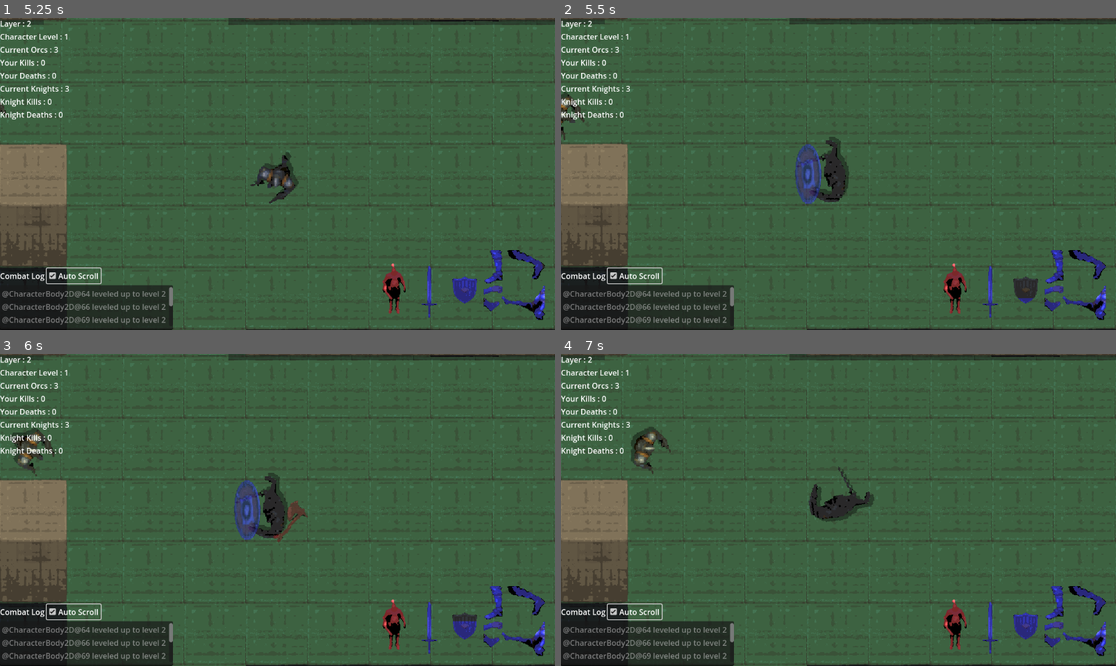
Above: before the commit, frames 1-4 (two rows, left to right).
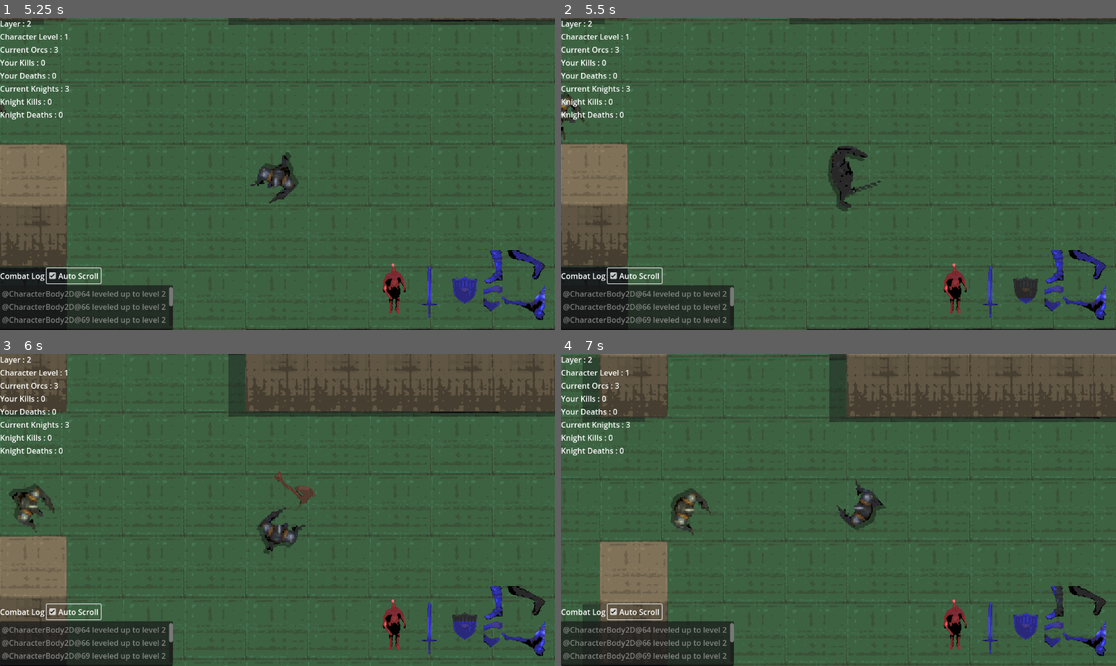
Above: after the commit, the same moments.

Repository: emergencemory/Raid-the-Abyss-LD57Game
Game: Godot game, scene res://globals/game.tscn
Two runs of this game, one before a commit and one after it. Both use one fixed random seed, a clock stepped at 60 frames per second and the inputs below.
Inputs (mouse positions are in pixels of both pictures, inside the frame that each line leads up to):
- Up to frame 1 (5.25 s): click (466, 64) at 0.52 s; type "12" at 0.6 s; click "New Game" at 1.25 s; click "Auto Scroll" at 2 s; tap Enter at 2.75 s; move the mouse to (399, 158) at 2.77 s; press the mouse at (399, 158) at 2.78 s; hold D (move right) 2.78-3.53 s; right-click (399, 158) at 3.05 s; move the mouse to (166, 189) at 3.52 s; release the mouse at (166, 189) at 3.53 s; hold S (move down) 3.53-4.28 s; right-click (166, 189) at 3.6 s; click (166, 189) at 3.67 s; tap E (kick) at 3.8 s; move the mouse to (333, 105) at 4.27 s; hold D (move right) 4.28-5.03 s; hold E (kick) 4.28-5.03 s; click (333, 105) at 4.55 s; move the mouse to (249, 236) at 5.02 s; hold W (move up) from 5.03 s (still down); click (249, 236) at 5.1 s
- Up to frame 2 (5.5 s): keep holding W (move up); right-click (810, 236) at 5.3 s
- Up to frame 3 (6 s): move the mouse to (444, 556) at 5.77 s; release W (move up) at 5.78 s; hold A (move left) from 5.78 s (still down); hold Right mouse button (block) from 5.78 s (still down); click (444, 556) at 5.92 s
- Up to frame 4 (7 s): keep holding A (move left); tap E (kick) at 6.05, 6.6 s; move the mouse to (672, 463) at 6.52 s; release Right mouse button (block) at 6.53 s; click (672, 463) at 6.8 s

Frame 1 is identical in both runs. In frame 2, 1.5% of the frame differs, in the area x 42-58%, y 38-62%; in frame 3, 22%; in frame 4, 23%, in the area x 0-100%, y 0-100%.

Commit message:
bugfix for blocking and parrying
the math wasn't supposed to put out negative numbers

Diff:
--- a/character/character_manager.gd
+++ b/character/character_manager.gd
@@ -216,11 +216,15 @@
 	if swing_from_right:
 		attack_from_right_sprite.show()
 		attack_from_left_sprite.hide()
-		attack_direction = (facing_direction + 1) % 4
+		attack_direction = ((facing_direction+4) + 1) % 4
+		if is_player:
+			print("Attack direction: ", attack_direction)
 	else:
 		attack_from_right_sprite.hide()
 		attack_from_left_sprite.show()
-		attack_direction = (facing_direction - 1) % 4
+		attack_direction = ((facing_direction+4) - 1) % 4
+		if is_player:
+			print("Attack direction: ", attack_direction)
 	is_preparing_attack = true
 
 
@@ -228,8 +232,10 @@
 	attack_from_left_sprite.hide()
 	attack_from_right_sprite.hide()
 	is_preparing_attack = false
-	if attack_on_cooldown or is_attacking or is_blocking or moving or is_turning or is_kicking or attack_windup:
-		return
+	if attack_on_cooldown or is_attacking or moving or is_turning or is_kicking or attack_windup: # or is_blocking
+		return
+	elif is_blocking:
+		_on_block_timeout()
 	if swing_from_right:
 		character_sprite.play("attack_from_right")
 		shadow_sprite.play("attack_from_right")
@@ -245,8 +251,10 @@
 		emit_signal("attack_signal", current_attack_cooldown)
 
 func block() -> void:
-	if block_on_cooldown or is_attacking or moving or is_turning or attack_windup or is_kicking or is_blocking:
-		return
+	if block_on_cooldown or is_attacking or moving or is_turning or attack_windup or is_kicking:
+		return
+	elif is_blocking:
+		_on_block_timeout()
 	block_direction = get_block_direction()
 	character_sprite.play("block")
 	shadow_sprite.play("block")
@@ -259,8 +267,10 @@
 		emit_signal("block_signal", current_block_cooldown)
 
 func kick() -> void:
-	if moving or is_attacking or is_turning or is_blocking or attack_windup or is_turning or is_kicking or kick_on_cooldown:
-		return
+	if moving or is_attacking or is_turning or attack_windup or is_turning or is_kicking or kick_on_cooldown:
+		return
+	elif is_blocking:
+		_on_block_timeout()
 	cooldown_time_kick = current_kick_cooldown
 	kick_on_cooldown = true
 	cooldown_time_attack_area = current_attack_speed/2
@@ -277,8 +287,10 @@
 		turn(direction)
 		return
 	ray_cast_2d.force_raycast_update()
-	if ray_cast_2d.is_colliding() or move_on_cooldown or is_attacking or attack_windup or is_kicking or is_blocking or is_turning or moving:
-		return
+	if ray_cast_2d.is_colliding() or move_on_cooldown or is_attacking or attack_windup or is_kicking or is_turning or moving:
+		return
+	elif is_blocking:
+		_on_block_timeout()
 	character_sprite.play("walk")
 	shadow_sprite.play("walk")
 	var previous_position = global_position
@@ -305,8 +317,10 @@
 	#set_physics_process(true)
 
 func turn(direction : int) -> void:
-	if is_attacking or moving or is_blocking or attack_windup or is_kicking:
-		return
+	if is_attacking or moving or attack_windup or is_kicking:
+		return
+	elif is_blocking:
+		_on_block_timeout()
 	match direction:
 		DIR.NORTH:
 			if rotation_degrees == 0 or rotation_degrees == 360 or facing_direction == 0:
@@ -409,11 +423,18 @@
 	if block_to_right:
 		block_right_sprite.show()
 		block_left_sprite.hide()
-		return (facing_direction + 1) % 4
+		var block_dir = ((facing_direction + 1) + 4) % 4
+		if is_player:
+			print("Block direction: ", block_dir)
+		return block_dir
 	else:
 		block_right_sprite.hide()
 		block_left_sprite.show()
-		return (facing_direction - 1) % 4
+		var block_dir =((facing_direction - 1)+4) % 4
+		if is_player:
+			print("Block direction: ", block_dir)
+		return block_dir
+
 
 #TODO kick off cliff
 func kicked(stun_duration : float, enemy_facing_dir : int) -> void:
@@ -477,7 +498,10 @@
 	#set_physics_process(true)
 
 func hit(attacker:CharacterBody2D, glancing_blow : bool) -> void:
-	current_health -= attacker.current_attack_damage
+	if glancing_blow:
+		current_health -= attacker.current_attack_damage/2
+	else:
+		current_health -= attacker.current_attack_damage
 	blood_particle.restart()
 	blood_particle.emitting = true
 	var flash_tween = create_tween()
@@ -548,6 +572,12 @@
 			audio_stream_player_2d.play()
 			strike_shape.set_deferred("disabled" , true)
 			return
+		elif _target.block_direction == attack_direction:
+			log_string = "Player: " + str(_target.is_player) + " " + str(_target.team) + " blocked Player: " + str(is_player) + " " + str(self.team) + " attack from direction: " + str(attack_direction)
+			SignalBus.combat_log_entry.emit(log_string)
+			audio_stream_player_2d["parameters/switch_to_clip"] = "Impact Wooden"
+			audio_stream_player_2d.play()
+			spark_particle.emitting = true
 		elif _target.attack_direction == attack_direction:
 			log_string = "Player: " + str(_target.is_player) + " " + str(_target.team) + " parried Player: " + str(is_player) + " " + str(self.team) + " attack from direction: " + str(attack_direction)
 			SignalBus.combat_log_entry.emit(log_string)
@@ -555,12 +585,6 @@
 			audio_stream_player_2d.play()
 			spark_particle.emitting = true
 			_target.hit(self, true)
-		elif _target.block_direction == attack_direction:
-			log_string = "Player: " + str(_target.is_player) + " " + str(_target.team) + " blocked Player: " + str(is_player) + " " + str(self.team) + " attack from direction: " + str(attack_direction)
-			SignalBus.combat_log_entry.emit(log_string)
-			audio_stream_player_2d["parameters/switch_to_clip"] = "Impact Wooden"
-			audio_stream_player_2d.play()
-			spark_particle.emitting = true
 		else:
 			_target.hit(self, false)
 			audio_stream_player_2d["parameters/switch_to_clip"] = "Impact Sword And Swipe"
--- a/map/match_manager.gd
+++ b/map/match_manager.gd
@@ -26,6 +26,8 @@
 var hud : CanvasLayer
 var player_controller : INPUT_PARSER
 var spawn_center : Vector2 = Vector2(0,0)
+var spawning_wave_orc : bool = false
+var spawning_wave_knight : bool = false
 
 signal update_player_hud(layer, current_orcs, your_kills, your_deaths, current_knights, knight_kills, knight_deaths)
 
@@ -184,11 +186,13 @@
 
 
 func _physics_process(delta: float) -> void:
-	if current_orcs <= 1 and player != null:
+	if current_orcs <= 1 and player != null and not spawning_wave_orc:
 		layer += 1
+		spawning_wave_orc = true
 		spawn_wave("orc")
 
-	if current_knights <= 1 and player != null:
+	if current_knights <= 1 and player != null and not spawning_wave_knight:
+		spawning_wave_knight = true
 		spawn_wave("knight")
 
 
@@ -213,6 +217,12 @@
 	for i in range(layer):
 		spawn_ai(team)
 		update_hud()
+		if i == (layer-1):
+			if team == "orc":
+				spawning_wave_orc = false
+			elif team == "knight":
+				spawning_wave_knight = false
+
 		await(get_tree().physics_frame)
 
 
